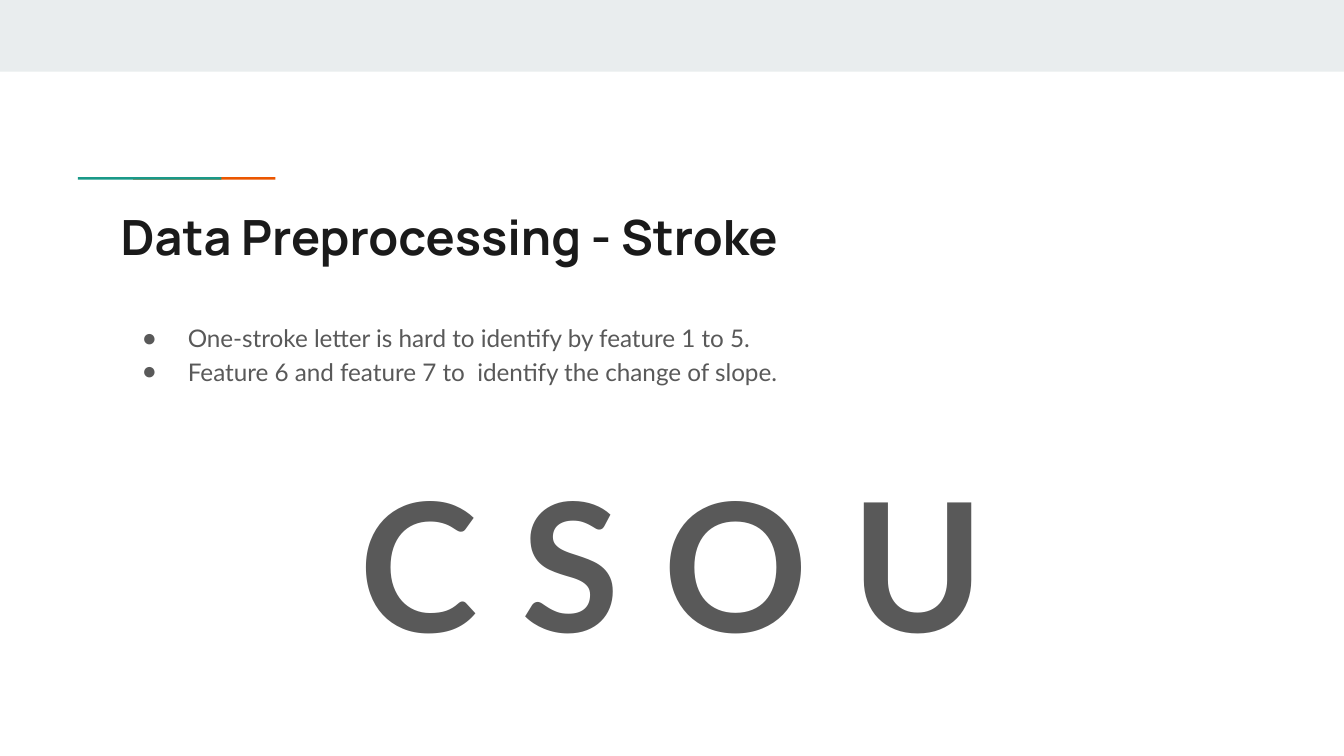
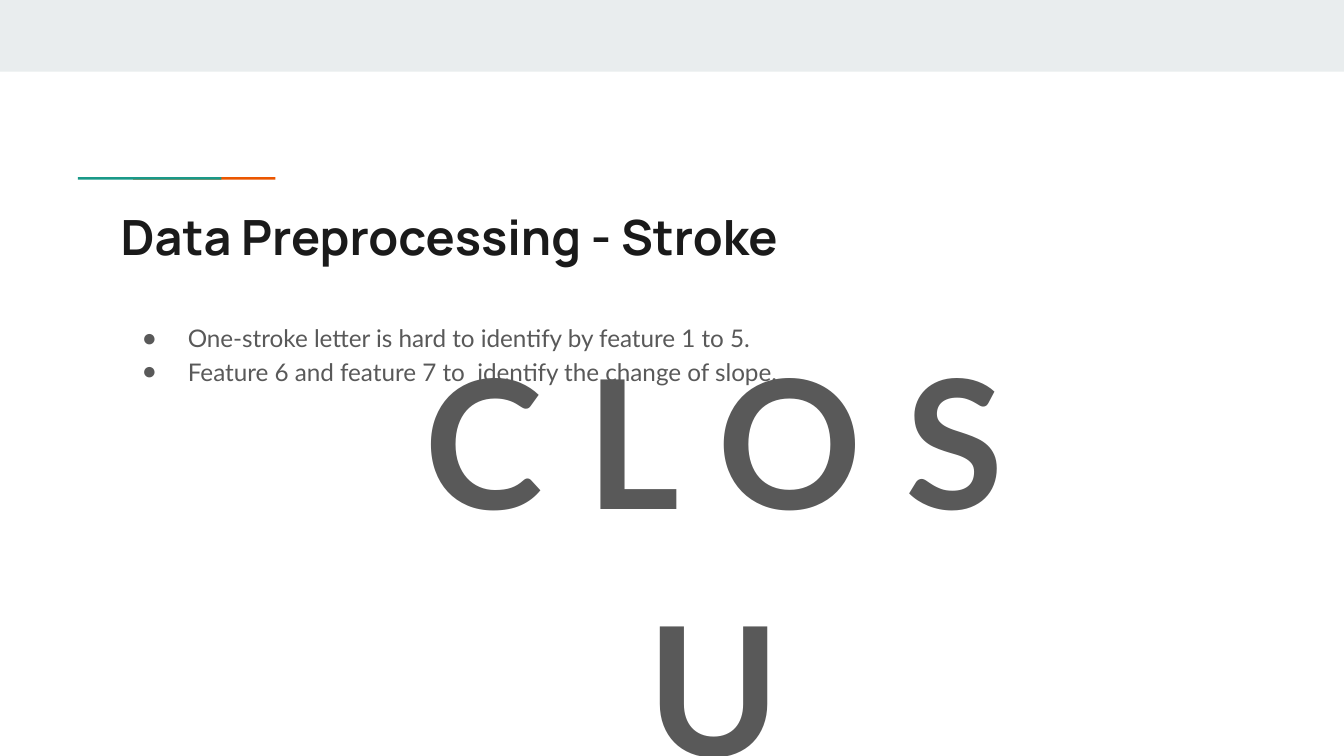
Before and after one commit to allen880117/DrawTablet, a slide deck: slide 14 of Team14.pptx (slide 11 before the commit). Drawn at 1344x756 pixels with LibreOffice and Linux fonts; fonts in the diff are those of the drawing. Boxes give left, top, right and bottom in pixels: in the first picture for what was removed or moved away, otherwise in the second. Text is boxed around its words. In the diff, an @@ line names an element or a change of style, - is before the commit and + after.

```diff
--- a/Team14.pptx
+++ b/Team14.pptx
@@ text at (x1=424, y1=363, x2=1004, y2=511): text changed @@
-C S O U
+C L O S U
```
Also in this commit, not shown: 11 other slides changed, 4 slides added.
